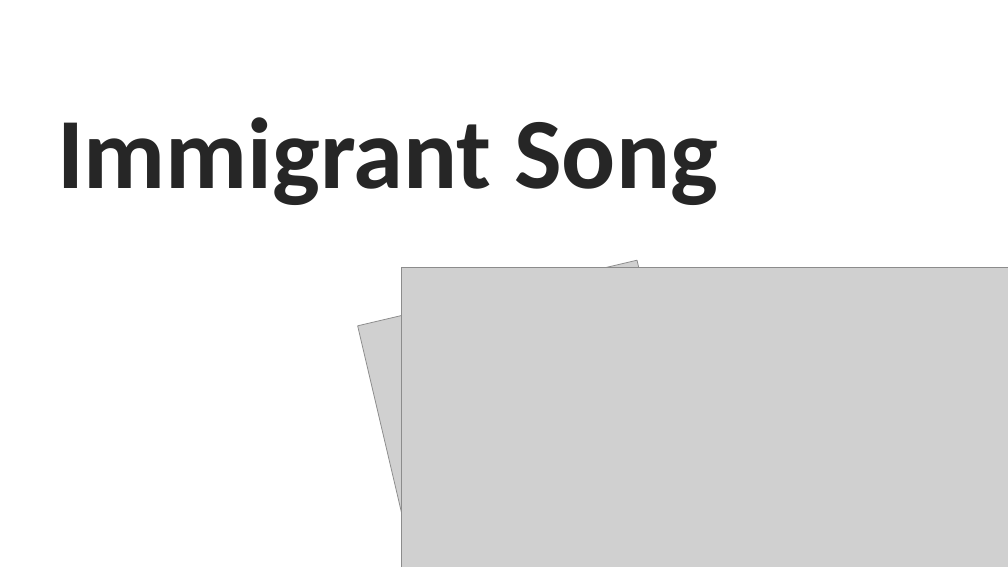
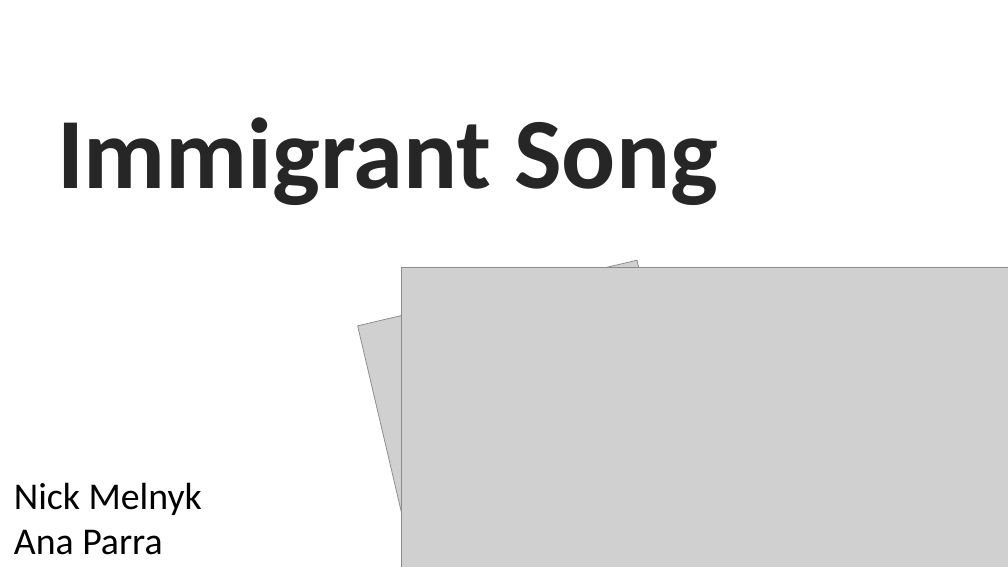
Before and after one commit to anakp525/immigrantSong, a slide deck: slide 1 of immigrantSongPowerpoint.pptx. Drawn at 1008x567 pixels with LibreOffice and Linux fonts; fonts in the diff are those of the drawing; grey boxes stand for pictures; background and template pictures are left out. Boxes give left, top, right and bottom in pixels: in the first picture for what was removed or moved away, otherwise in the second. Text is boxed around its words. In the diff, an @@ line names an element or a change of style, - is before the commit and + after.

```diff
--- a/immigrantSongPowerpoint.pptx
+++ b/immigrantSongPowerpoint.pptx
@@ text added at box(14, 482, 202, 555), 36 pt, text #000000 @@
+Nick Melnyk
+Ana Parra
```
Also in this commit, not shown: 7 other files.
